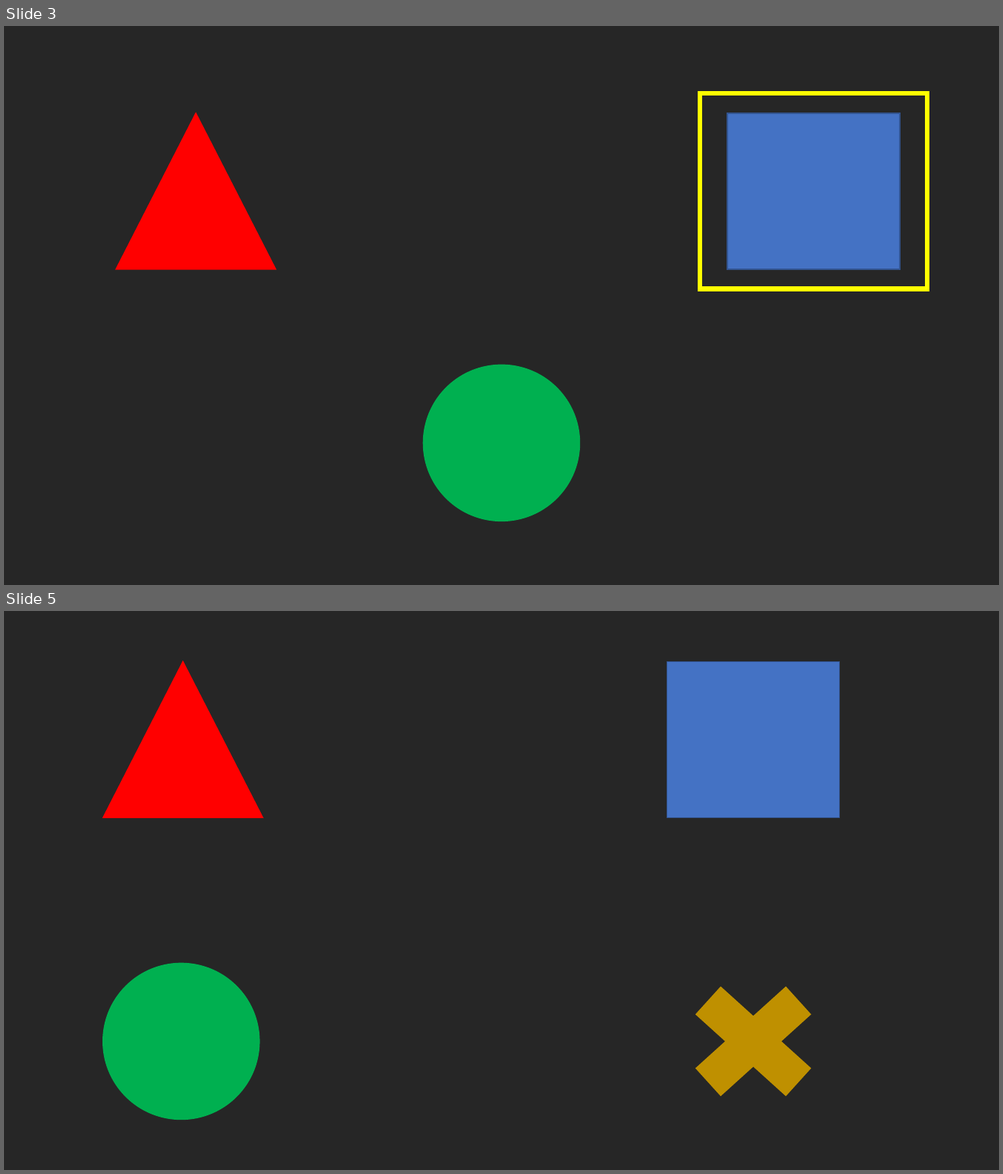
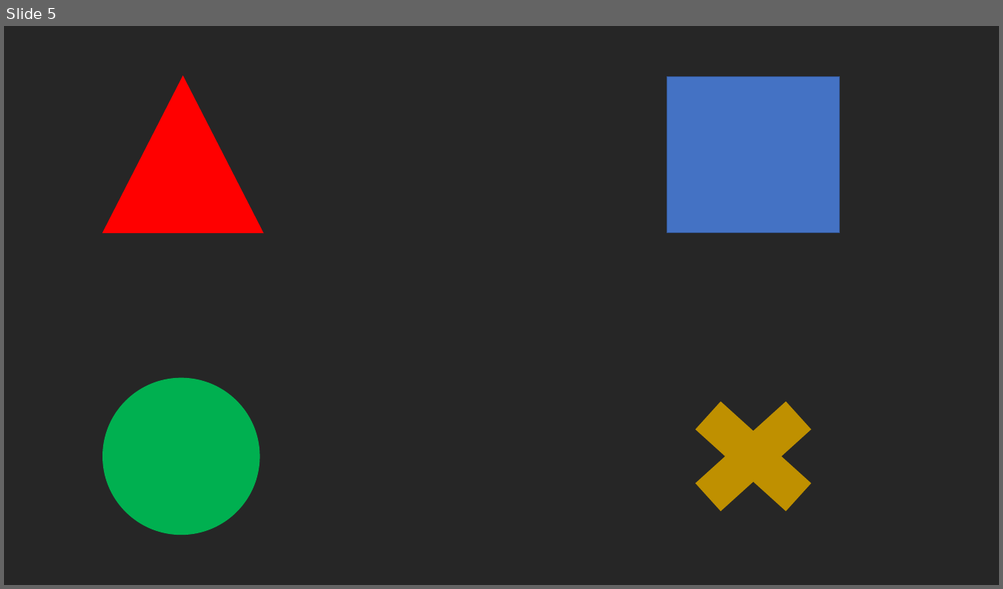
Before and after one commit to liranGur/gTec4ALS-Team-15, a slide deck: P300/TriggersBank/visual tirggers.pptx. Shown one above the other, each under a label of ours: slides 3 and 5 before the commit, slide 5 after it; the slides between them are not shown. The pictures are 1003x1174 and 1003x589 pixels, drawn with LibreOffice and Linux fonts; fonts in the diff are those of the drawing. Boxes give left, top, right and bottom in pixels: in the first picture for what was removed or moved away, otherwise in the second. Text is boxed around its words. In the diff, an @@ line names an element or a change of style, - is before the commit and + after.

```diff
--- a/P300/TriggersBank/visual tirggers.pptx
+++ b/P300/TriggersBank/visual tirggers.pptx
@@ slide 3 removed at [4,26,999,585], background #262626 @@
@@ triangle removed at [116,113,276,269] @@
@@ rectangle removed at [700,94,928,289] @@
@@ rectangle removed at [727,113,899,269] @@
@@ ellipse removed at [424,366,579,521] @@
```
Also in this commit, not shown: 1 slide changed, 3 slides added, 2 other slides removed, 6 other files.
